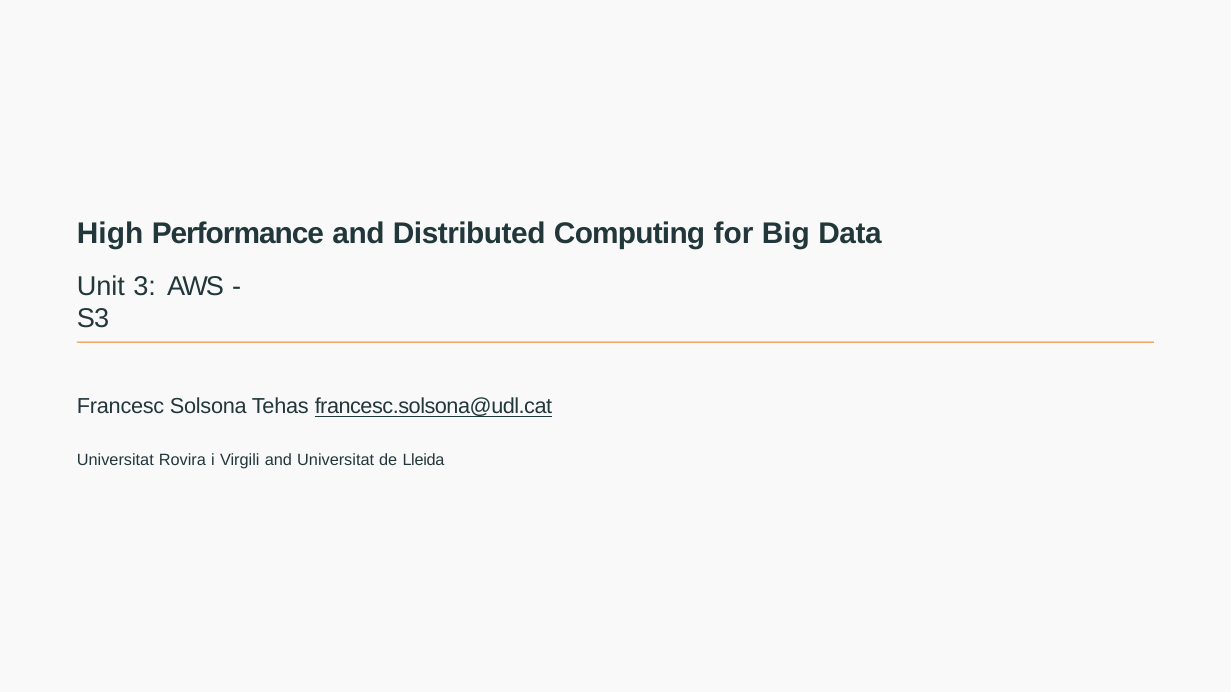
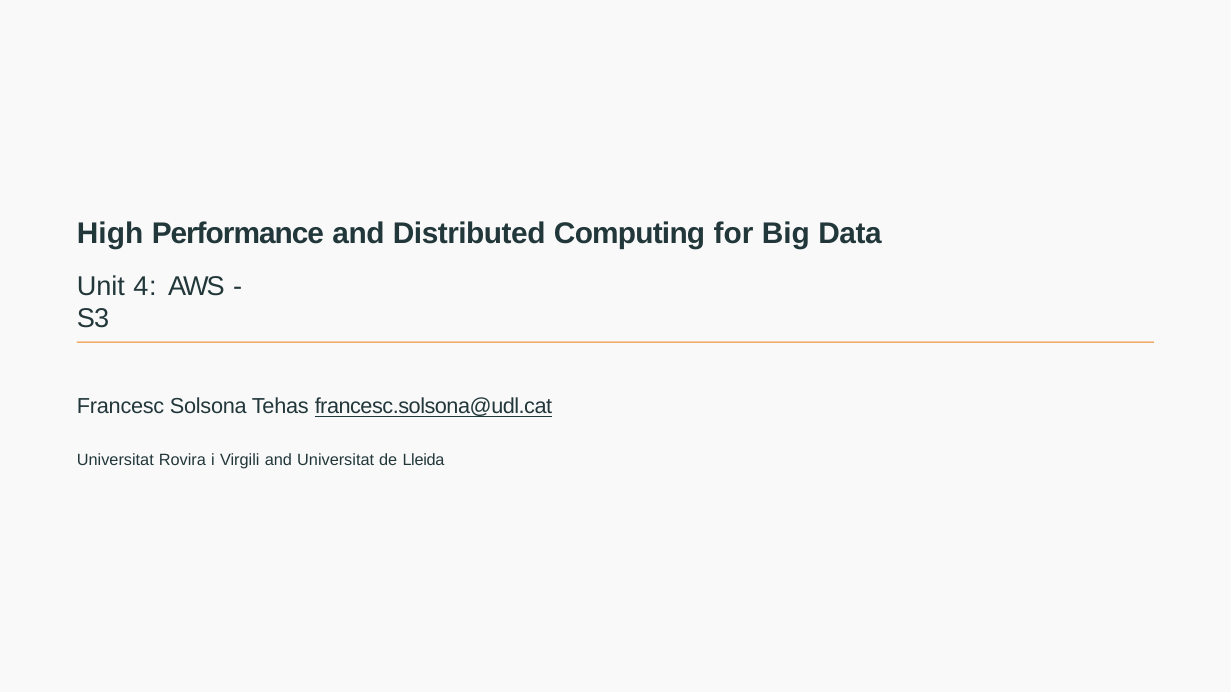
Before and after one commit to joanpaucm/HPDCB, a slide deck: slide 1 of src/slides/Session 4 - AWS S3-2026.pptx. Drawn at 1232x693 pixels with LibreOffice and Linux fonts; fonts in the diff are those of the drawing. Boxes give left, top, right and bottom in pixels: in the first picture for what was removed or moved away, otherwise in the second. Text is boxed around its words. In the diff, an @@ line names an element or a change of style, - is before the commit and + after.

```diff
--- a/src/slides/Session 4 - AWS S3-2026.pptx
+++ b/src/slides/Session 4 - AWS S3-2026.pptx
@@ text at box(77, 275, 225, 328): text changed @@
-Unit 3: AWS - S3
+Unit 4: AWS - S3
```
Also in this commit, not shown: 1 other slide changed, 1 other file.
